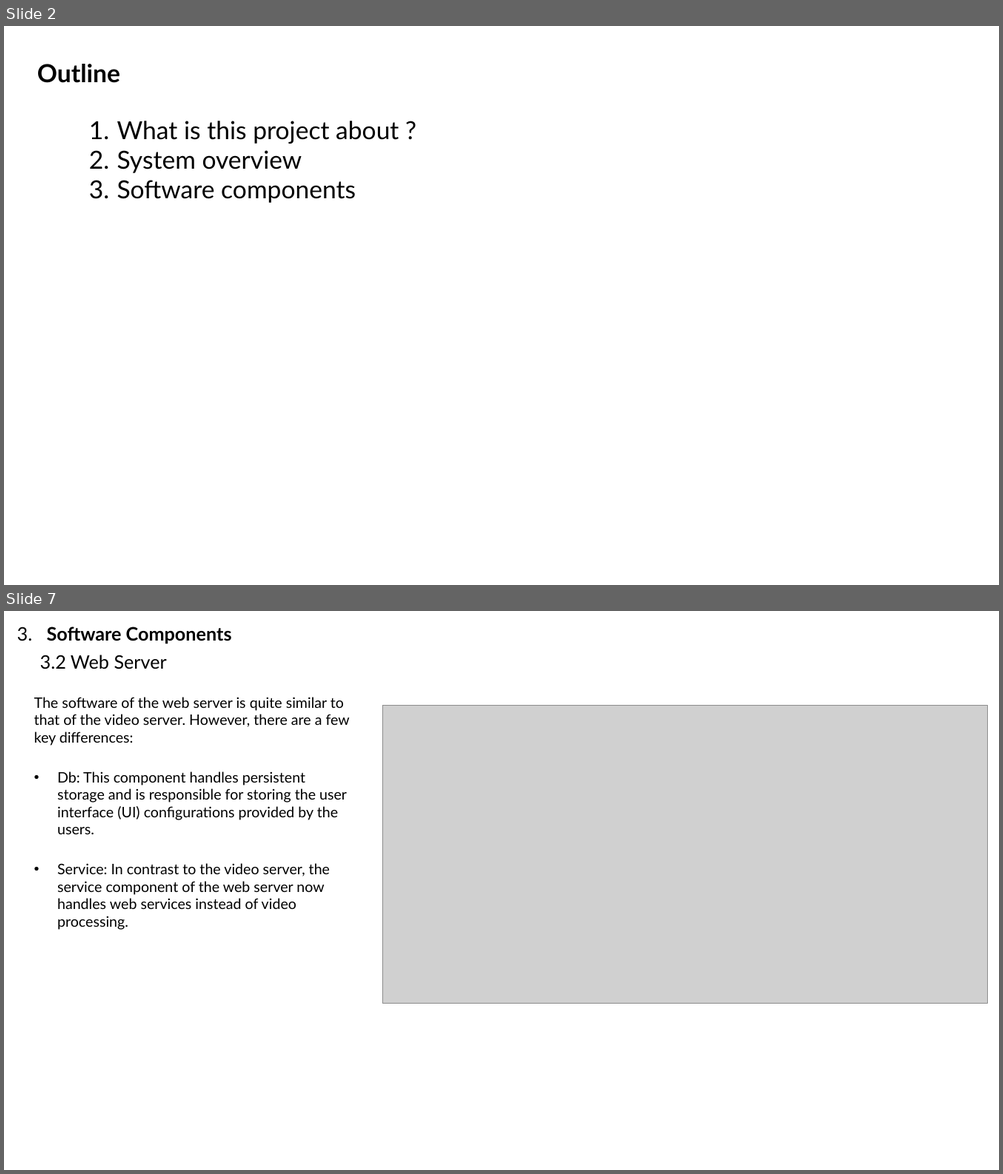
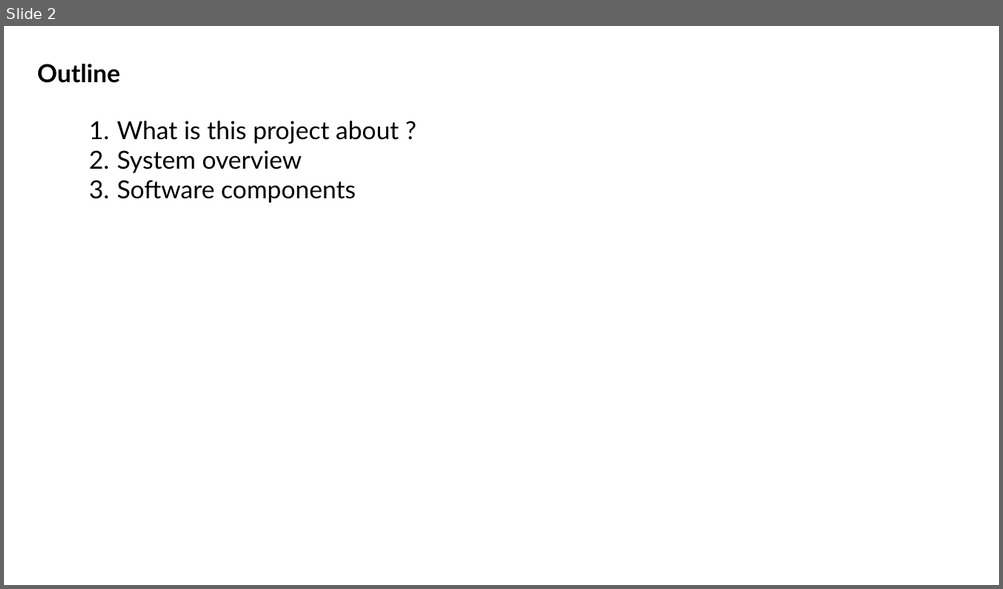
Before and after one commit to truongvanhuy2000/Video-Streaming, a slide deck: Docs/Overview.pptx. Shown one above the other, each under a label of ours: slides 2 and 7 before the commit, slide 2 after it; the slides between them are not shown. The pictures are 1003x1174 and 1003x589 pixels, drawn with LibreOffice and Linux fonts; fonts in the diff are those of the drawing; grey boxes stand for pictures. Boxes give left, top, right and bottom in pixels: in the first picture for what was removed or moved away, otherwise in the second. Text is boxed around its words. In the diff, an @@ line names an element or a change of style, - is before the commit and + after.

```diff
--- a/Docs/Overview.pptx
+++ b/Docs/Overview.pptx
@@ slide 7 removed at [4,611,999,1170], background #FFFFFF @@
@@ text removed at [17,627,232,644] @@
-3. Software Components
@@ text removed at [40,655,167,669] @@
-3.2 Web Server
@@ text removed at [34,697,350,930] @@
-The software of the web server is quite similar to that of the video server. However, there are a few key differences:
-• Db: This component handles persistent storage and is responsible for storing the user interface (UI) configurations provided by the users.
-• Service: In contrast to the video server, the service component of the web server now handles web services instead of video processing.
@@ picture removed at [382,706,987,1003] @@
```
Also in this commit, not shown: 2 slides changed, 7 slides added, 4 other slides removed, 1 other file.
